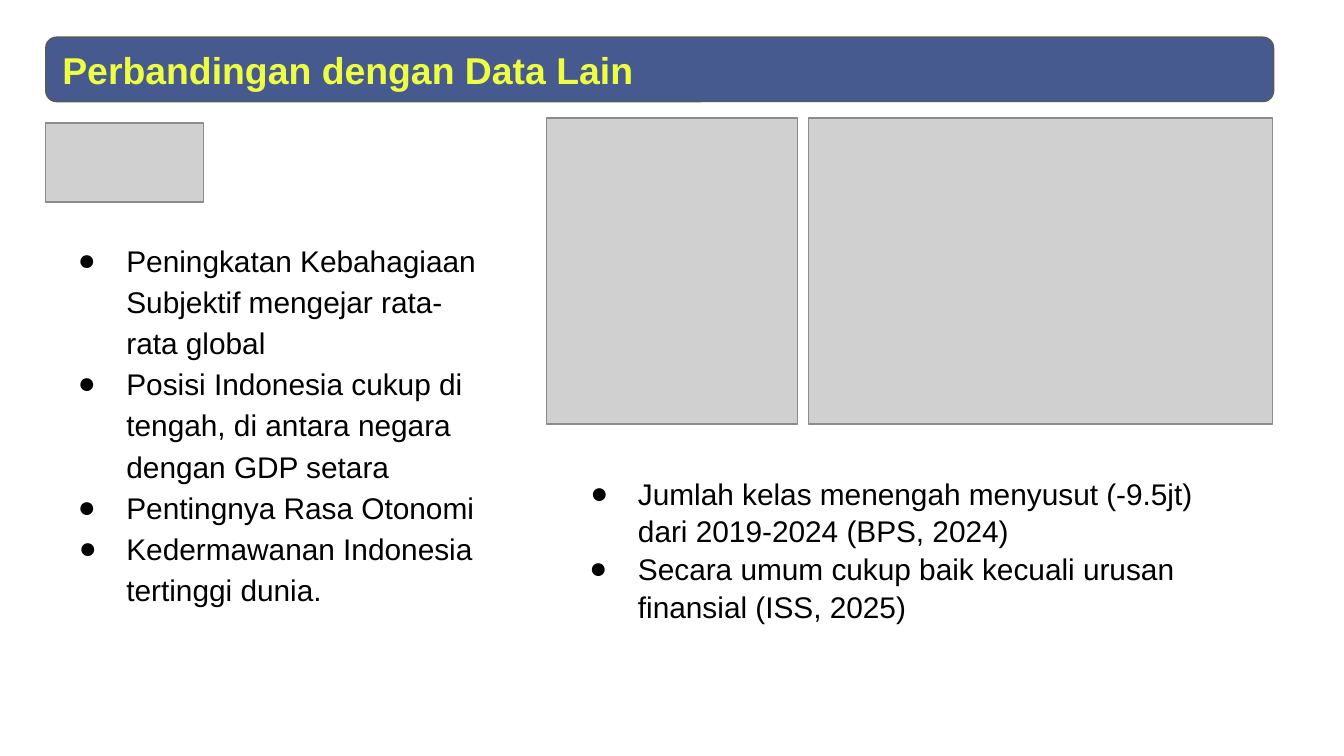
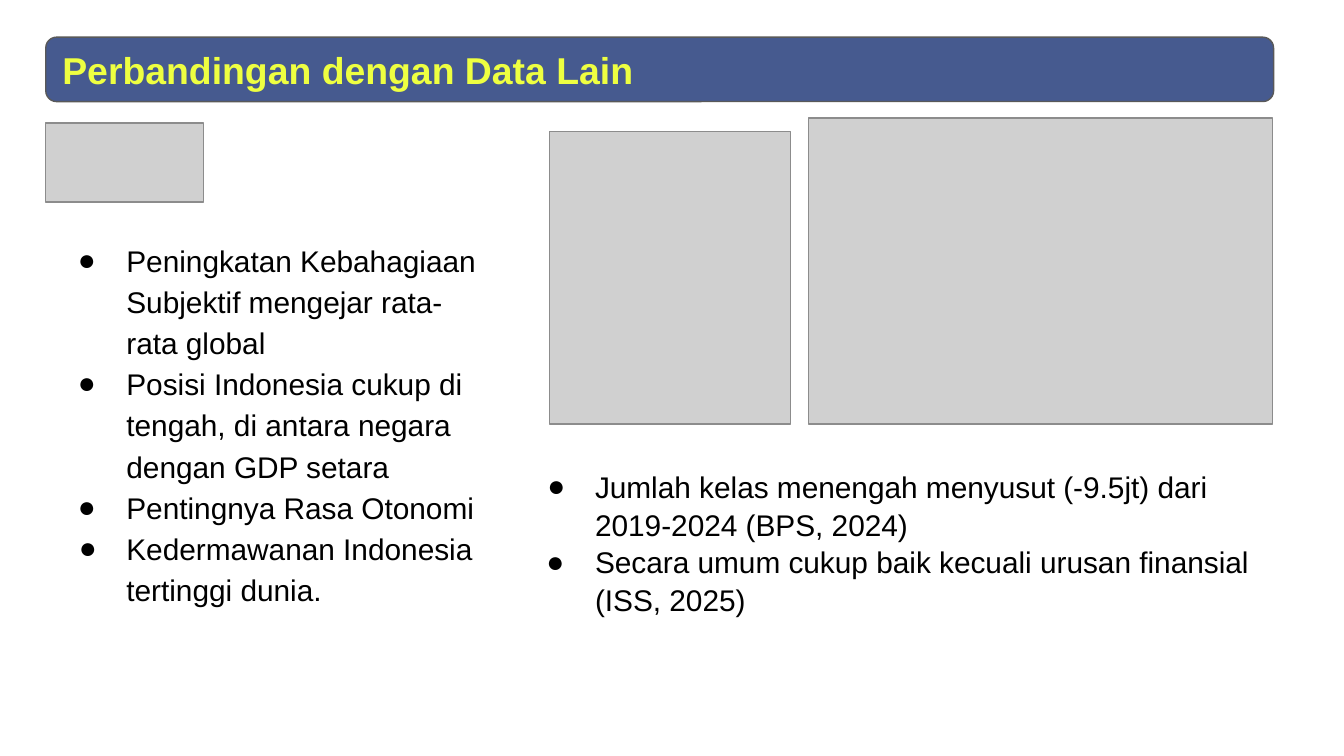
Before and after one commit to innarnadiar/indowhr, a slide deck: slide 6 of Analysis WHR_Innar.pptx. Drawn at 1344x756 pixels with LibreOffice and Linux fonts; fonts in the diff are those of the drawing; grey boxes stand for pictures. Boxes give left, top, right and bottom in pixels: in the first picture for what was removed or moved away, otherwise in the second. Text is boxed around its words. In the diff, an @@ line names an element or a change of style, - is before the commit and + after.

```diff
--- a/Analysis WHR_Innar.pptx
+++ b/Analysis WHR_Innar.pptx
@@ picture resized from (x1=547, y1=118, x2=798, y2=425) to (x1=550, y1=132, x2=790, y2=425) @@
@@ text "Jumlah kelas menengah menyusut (-9.5jt) ..." rewrapped from (x1=638, y1=483, x2=1192, y2=623) to (x1=595, y1=476, x2=1248, y2=616) @@
```
Also in this commit, not shown: 6 other slides changed.
